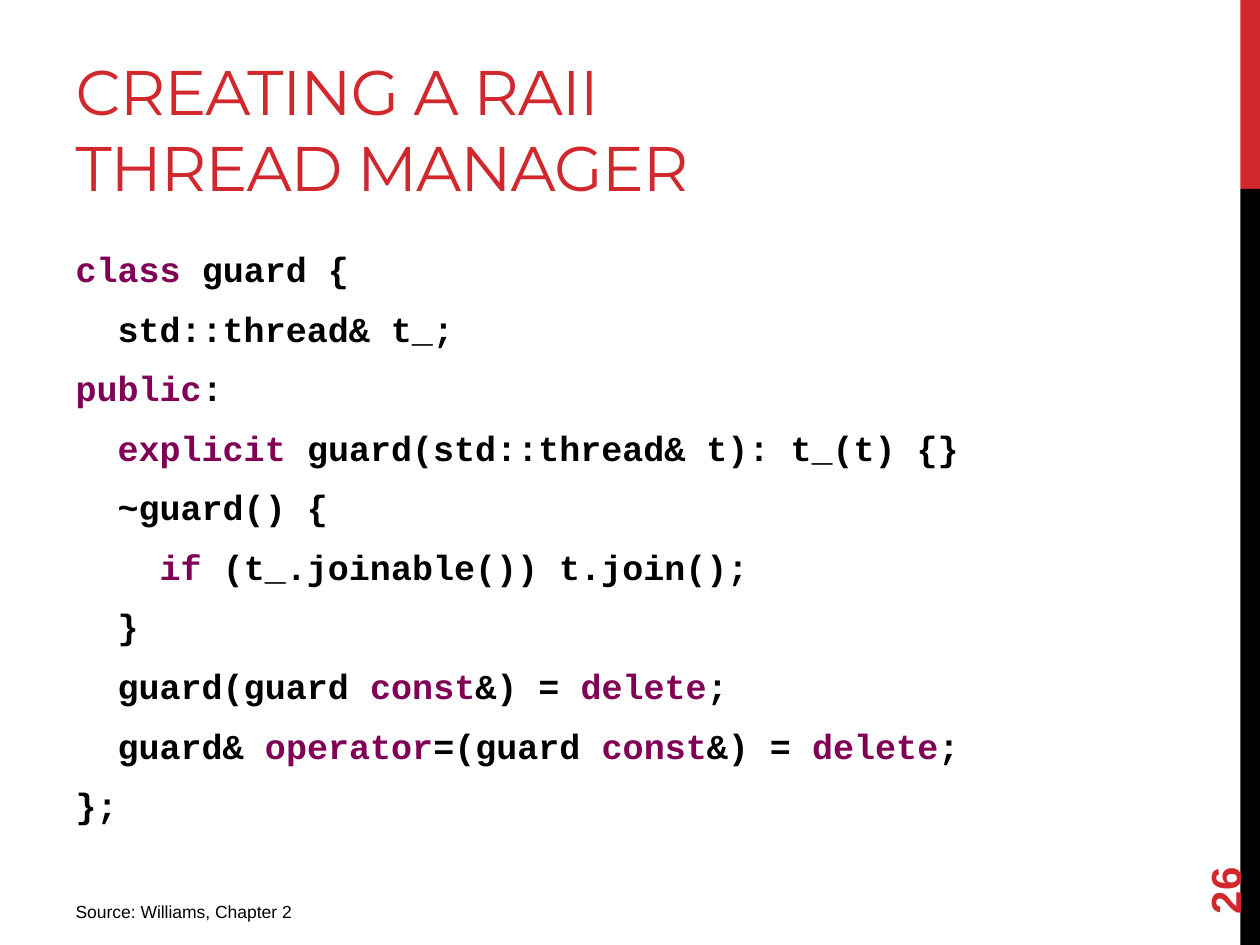
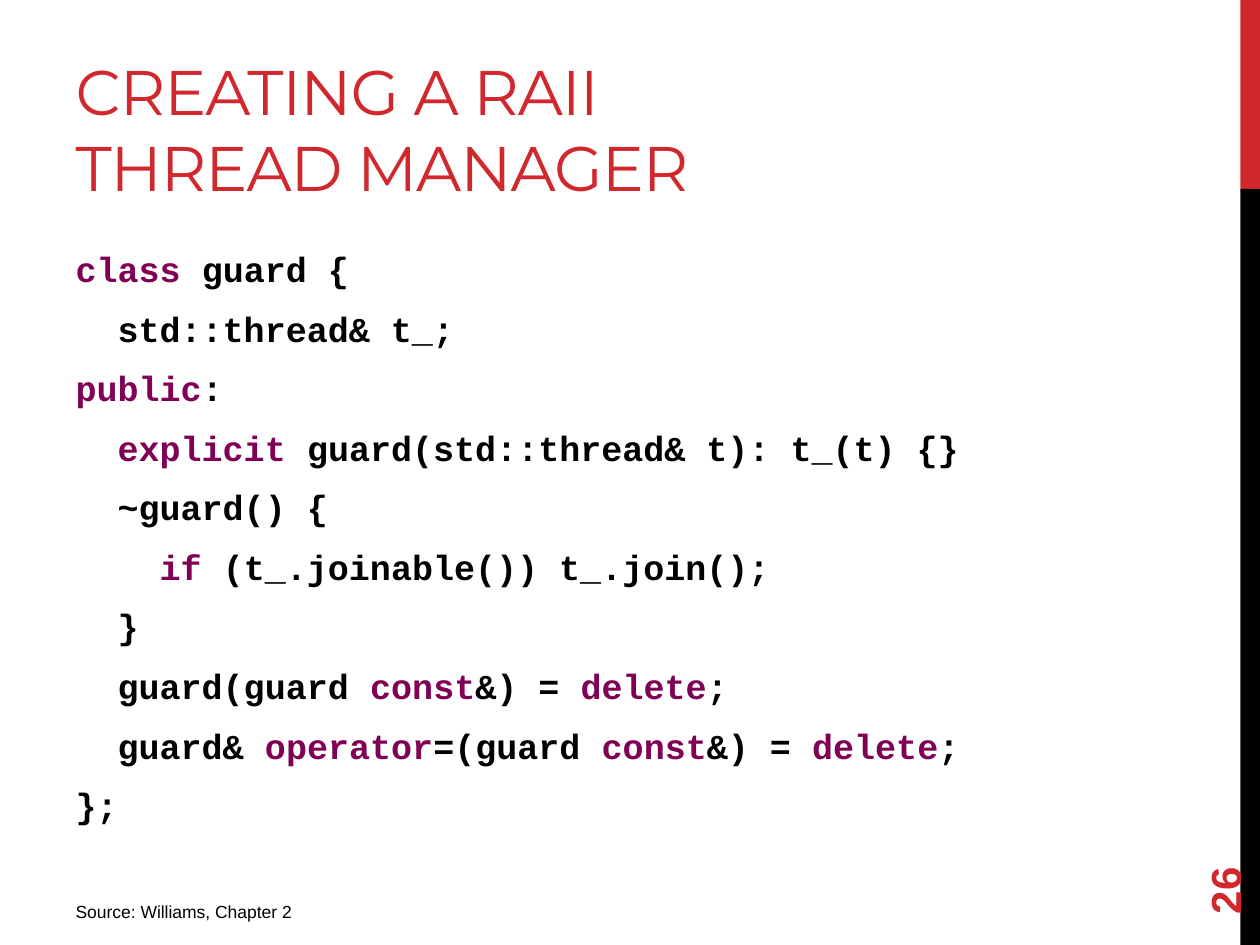
Before and after one commit to joshpeterson/DevelopingConcurrentSoftware, a slide deck: slide 26 of Lectures/Threads/Threads.pptx. Drawn at 1260x945 pixels with LibreOffice and Linux fonts; fonts in the diff are those of the drawing. Boxes give left, top, right and bottom in pixels: in the first picture for what was removed or moved away, otherwise in the second. Text is boxed around its words. In the diff, an @@ line names an element or a change of style, - is before the commit and + after.

```diff
--- a/Lectures/Threads/Threads.pptx
+++ b/Lectures/Threads/Threads.pptx
@@ text at [160, 555, 769, 588]: text changed @@
-if (t_.joinable()) t.join();
+if (t_.joinable()) t_.join();
```
Also in this commit, not shown: 3 other slides changed, 1 other file.
